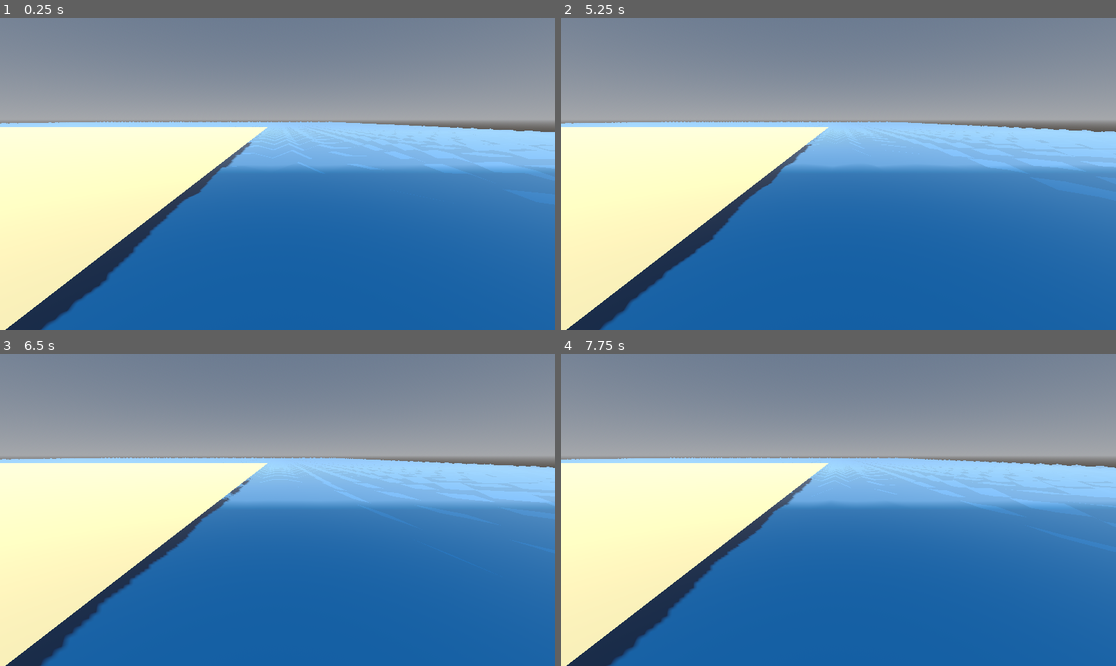
Above: before the commit, frames 1-4 (two rows, left to right).
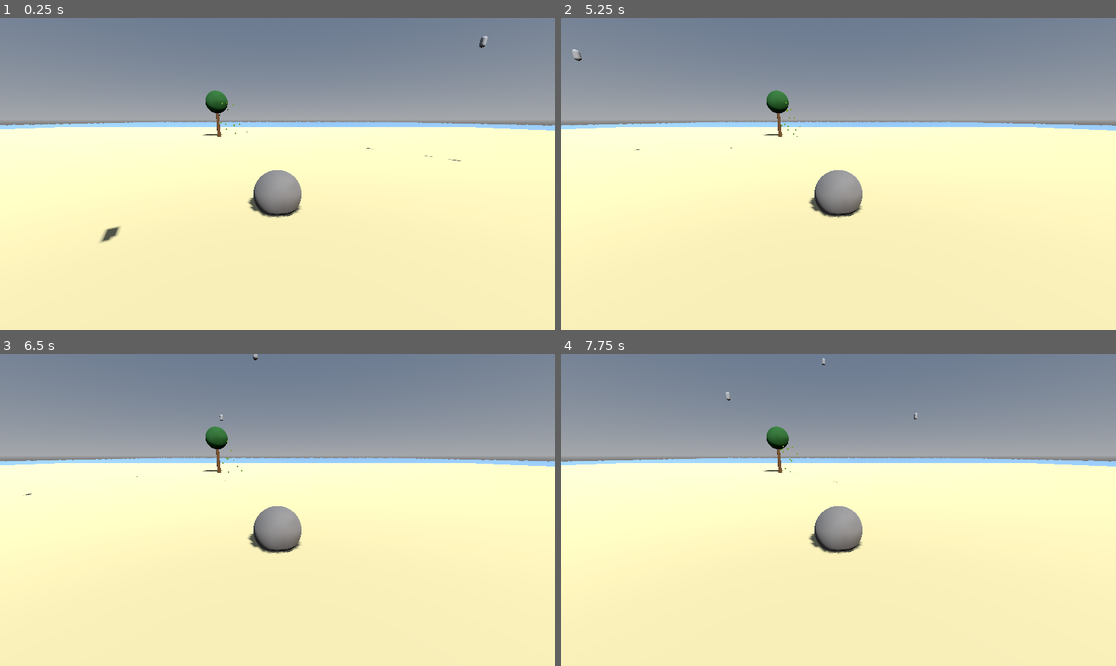
Above: after the commit, the same moments.

Repository: olszewskv/rock-on-beach
Game: Godot game, scene res://world.tscn
Two runs of this game, one before a commit and one after it. Both use one fixed random seed, a clock stepped at 60 frames per second and the inputs below.
Inputs:
- Up to frame 1 (0.25 s): no input
- Up to frame 2 (5.25 s): no input
- Up to frame 3 (6.5 s): no input
- Up to frame 4 (7.75 s): no input

The runs differ from the first frame. In frame 1, 50% of the frame differs, in the area x 0-100%, y 5-100%; in frame 2, 50%; in frame 3, 50%; in frame 4, 50%.

Commit message:
trees with a system of falling leaf particles

Diff:
--- /dev/null
+++ b/new-game-project/tree.tscn
@@ -0,0 +1,57 @@
+[gd_scene format=3 uid="uid://cl5eaekxll7ek"]
+
+[sub_resource type="CylinderMesh" id="CylinderMesh_uc1xx"]
+top_radius = 0.15
+bottom_radius = 0.2
+height = 3.0
+
+[sub_resource type="StandardMaterial3D" id="StandardMaterial3D_brfkd"]
+albedo_color = Color(0.39607844, 0.2627451, 0.12941177, 1)
+roughness = 0.9
+
+[sub_resource type="SphereMesh" id="SphereMesh_nnvrw"]
+radius = 1.2
+height = 2.4
+
+[sub_resource type="StandardMaterial3D" id="StandardMaterial3D_gvmkm"]
+albedo_color = Color(0.13333334, 0.33333334, 0.13333334, 1)
+roughness = 0.95
+
+[sub_resource type="StandardMaterial3D" id="StandardMaterial3D_uc1xx"]
+albedo_color = Color(0.35686275, 0.47058824, 0.11764706, 1)
+billboard_mode = 1
+
+[sub_resource type="ParticleProcessMaterial" id="ParticleProcessMaterial_d2g23"]
+emission_shape = 1
+emission_sphere_radius = 1.2
+initial_velocity_min = 0.5
+initial_velocity_max = 1.5
+angular_velocity_min = -180.00002
+angular_velocity_max = 179.99998
+gravity = Vector3(0, -2, 0)
+scale_min = 0.099999994
+scale_max = 0.19999999
+
+[sub_resource type="QuadMesh" id="QuadMesh_brfkd"]
+size = Vector2(0.15, 0.15)
+
+[node name="Tree" type="Node3D" unique_id=1023407396]
+
+[node name="Trunk" type="MeshInstance3D" parent="." unique_id=1764137058]
+transform = Transform3D(1, 0, 0, 0, 1, 0, 0, 0, 1, 0, 1.5, 0)
+mesh = SubResource("CylinderMesh_uc1xx")
+surface_material_override/0 = SubResource("StandardMaterial3D_brfkd")
+
+[node name="Crown" type="MeshInstance3D" parent="." unique_id=1259616590]
+transform = Transform3D(1, 0, 0, 0, 1, 0, 0, 0, 1, 0, 4, 0)
+mesh = SubResource("SphereMesh_nnvrw")
+surface_material_override/0 = SubResource("StandardMaterial3D_gvmkm")
+
+[node name="Leaves" type="GPUParticles3D" parent="." unique_id=867124764]
+transform = Transform3D(1, 0, 0, 0, 1, 0, 0, 0, 1, 0, 4, 0)
+material_override = SubResource("StandardMaterial3D_uc1xx")
+amount = 40
+lifetime = 4.0
+preprocess = 2.0
+process_material = SubResource("ParticleProcessMaterial_d2g23")
+draw_pass_1 = SubResource("QuadMesh_brfkd")
--- a/new-game-project/world.gd
+++ b/new-game-project/world.gd
@@ -1,10 +1,11 @@
 extends Node3D
 
 @export var bird_count: int = 6
+@export var tree_count: int = 5
 
 var bird_scene = preload("res://bird.tscn")
+var tree_scene = preload("res://tree.tscn")
 
-# Called when the node enters the scene tree for the first time.
 func _ready() -> void:
 	for i in bird_count:
 		var bird = bird_scene.instantiate()
@@ -14,3 +15,15 @@
 		bird.speed = randf_range(0.3, 0.7)
 
 		add_child(bird)
+
+	for i in tree_count:
+		var tree = tree_scene.instantiate()
+		var angle = randf() * TAU
+		var dist = randf_range(8.0, 20.0)
+		tree.position.x = cos(angle) * dist
+		tree.position.z = sin(angle) * dist
+		tree.position.y = 0.0
+
+		var scale = randf_range(0.7, 1.3)
+		tree.scale = Vector3(scale, scale, scale)
+		add_child(tree)
--- a/new-game-project/world.tscn
+++ b/new-game-project/world.tscn
@@ -68,7 +68,7 @@
 surface_material_override/0 = SubResource("StandardMaterial3D_f3sb7")
 
 [node name="Camera3D" type="Camera3D" parent="." unique_id=1175985114]
-transform = Transform3D(1, 0, 0, 0, 0.9659258, 0.25881904, 0, -0.25881904, 0.9659258, 50, 2, 4)
+transform = Transform3D(1, 0, 0, 0, 0.9659258, 0.25881904, 0, -0.25881904, 0.9659258, 0, 2, 4)
 
 [node name="Ocean" type="MeshInstance3D" parent="." unique_id=647736964]
 transform = Transform3D(1, 0, 0, 0, 1, 0, 0, 0, 1, 0, -0.3, -80)
